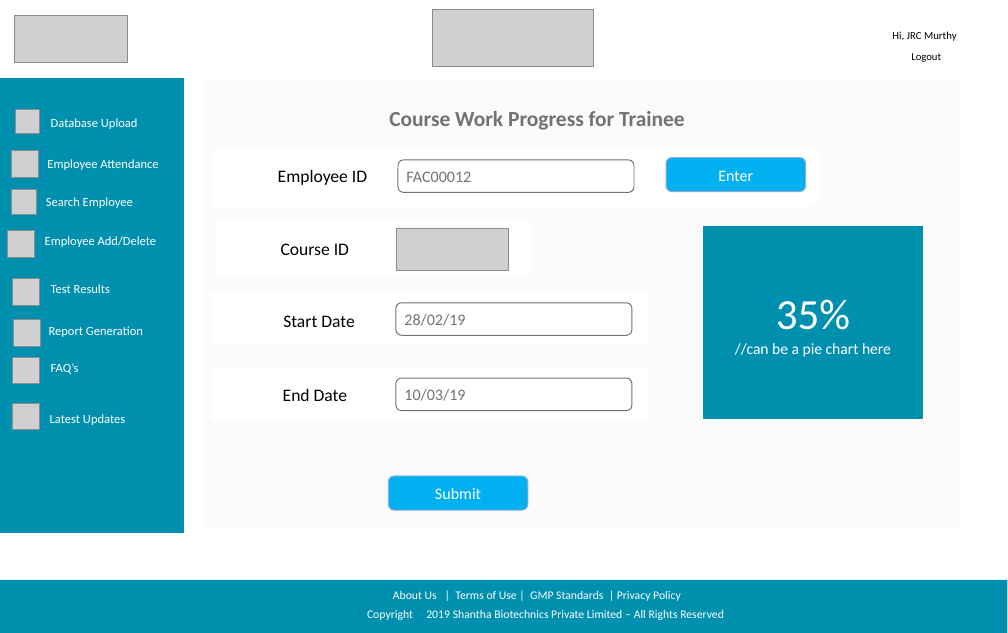
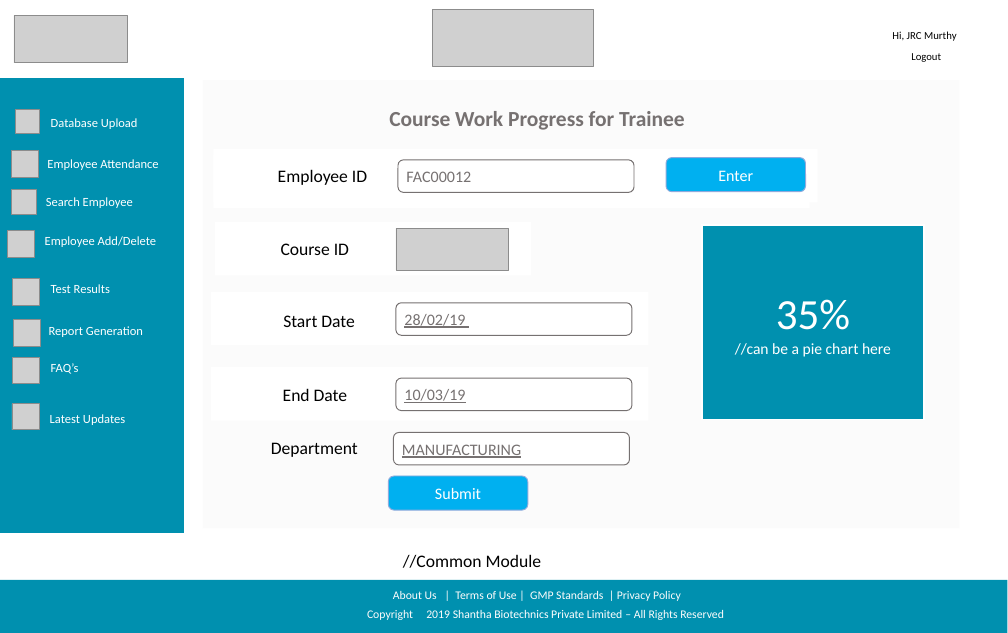
Before and after one commit to sarthakbhutani/Shantha_sih2019, a slide deck: slide 4 of Documentation/Screen Designs/Shanta Sanofi Screen Designs.pptx. Drawn at 1008x633 pixels with LibreOffice and Linux fonts; fonts in the diff are those of the drawing; grey boxes stand for pictures; background and template pictures are left out. Boxes give left, top, right and bottom in pixels: in the first picture for what was removed or moved away, otherwise in the second. Text is boxed around its words. In the diff, an @@ line names an element or a change of style, - is before the commit and + after.

```diff
--- a/Documentation/Screen Designs/Shanta Sanofi Screen Designs.pptx
+++ b/Documentation/Screen Designs/Shanta Sanofi Screen Designs.pptx
@@ rounded rectangle "28/02/19" at [396, 303, 632, 336]: underline on @@
@@ rounded rectangle "10/03/19" at [396, 378, 632, 411]: underline on @@
@@ text added at [271, 442, 358, 457], 18 pt, text #000000 @@
+Department
@@ rounded rectangle added at [393, 433, 630, 465], fill #FFFFFF, outline #767171 1 pt, 16.5 pt, text #767171, underline @@
+MANUFACTURING
@@ text added at [403, 554, 542, 568], 18 pt, text #000000 @@
+//Common Module
```
Also in this commit, not shown: 3 other slides changed, 2 other files.
